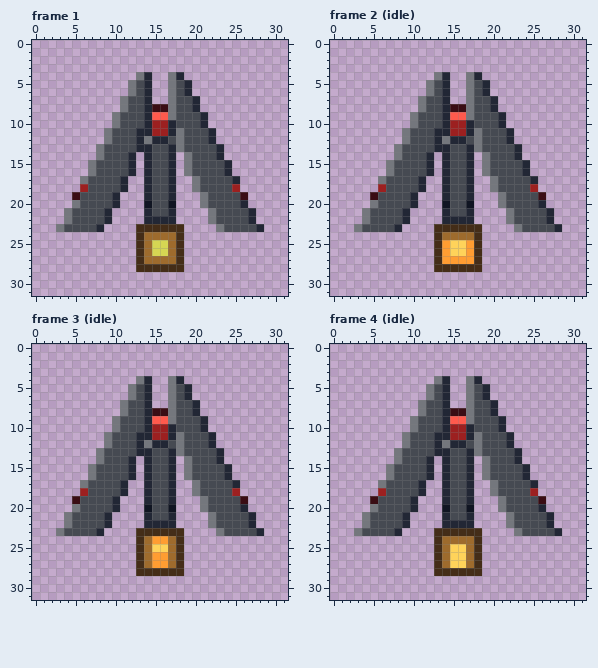
Pixel-art file -- assets/sources/enemies/tie_sheet.ase. Above: the version before the commit.
32x32 pixels, 13 frames. Shown: frame 1, frame 2 (idle), frame 3 (idle), frame 4 (idle). The commit also changed other frames, which this record leaves out.
After the commit:
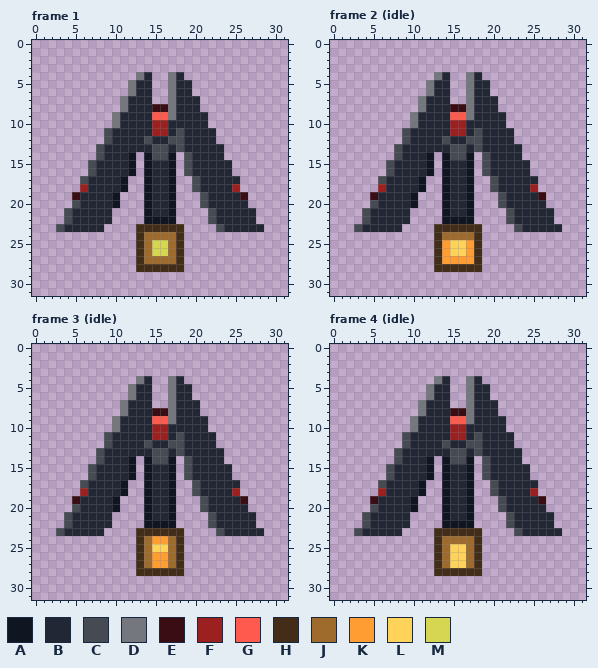
Palette (. is transparent): A #101522  B #222735  C #464a52  D #74777d  E #3a0d14  F #9c2020  G #ff5a4d  H #442d18  J #9e6b2d  K #ff9d32  L #ffd35a  M #d6d653
The edit:
Changed rows in their new state; - is an unchanged pixel.
Frame 1, layer "Hull":
first column x 3:
 5 ----------B----B---------
 6 ----------B----B---------
 7 ---------BB----BB--------
 8 ---------BB----BB--------
 9 --------BBB----BBB-------
10 --------BBB----BBB-------
11 ------CBBB-----CBBB------
12 ------CBBB-C---CBBB------
13 -----CBBBB-----CBBBB-----
14 -----CBBBA-A--A-CBBB-----
15 ----CBBBBA-ABBA-CBBBB----
16 ----CBBBBA-ABBA-CBBBB----
17 ---CBBBBA--ABBA--CBBBB---
18 ----BBBBA--ABBA--CBBBB---
19 ---BBBBA---ABBA---CBBBB--
20 --CBBBBA----BB----CBBBB--
21 -CBBBB-----ABBA----CBBBB-
22 -CBBBB-----AAAA----CBBBB-
23 CBBBB---------------CBBBB
Frame 2 (idle), layer "Hull": the same change as frame 1
Frame 3 (idle), layer "Hull": the same change as frame 1
Frame 4 (idle), layer "Hull": the same change as frame 1
Pixel boxes of the changes (left, top, right, bottom) in both pictures:
changed: (56, 80, 256, 232)
changed: (354, 80, 554, 232)
changed: (56, 384, 256, 536)
changed: (354, 384, 554, 536)
